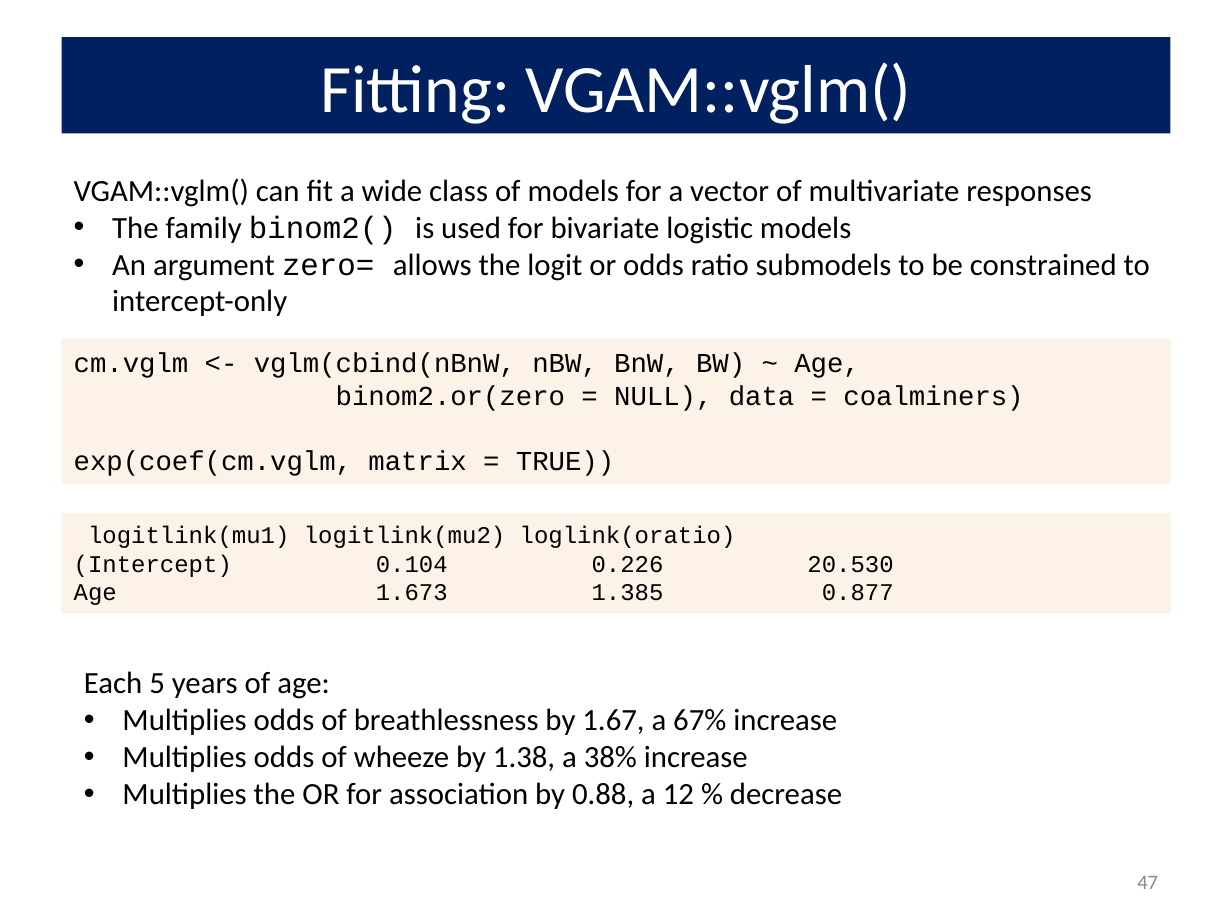
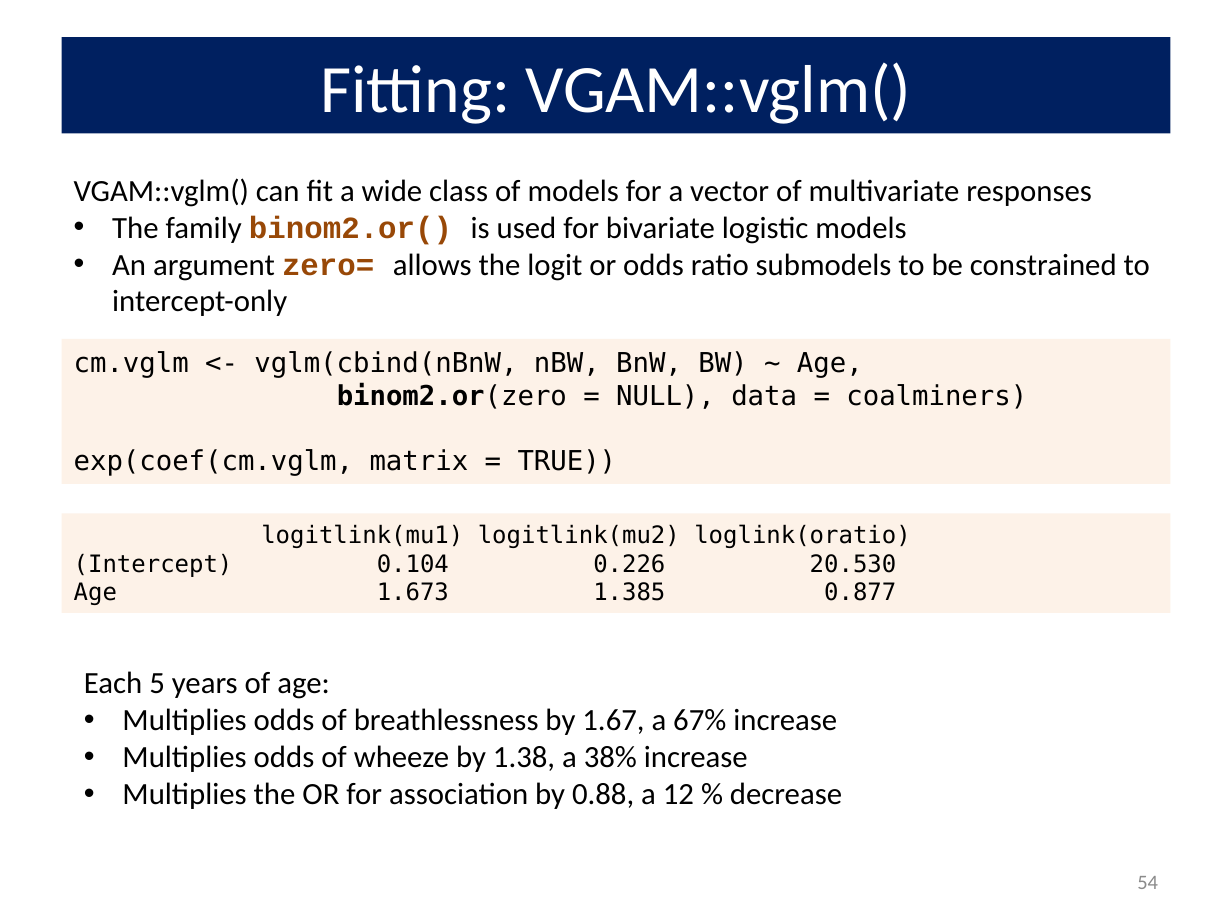
Before and after one commit to friendly/psy6136, a slide deck: slide 54 of docs/lectures/10-Log-Odds.pptx (slide 47 before the commit). Drawn at 1232x924 pixels with LibreOffice and Linux fonts; fonts in the diff are those of the drawing. Boxes give left, top, right and bottom in pixels: in the first picture for what was removed or moved away, otherwise in the second. Text is boxed around its words. In the diff, an @@ line names an element or a change of style, - is before the commit and + after.

```diff
--- a/docs/lectures/10-Log-Odds.pptx
+++ b/docs/lectures/10-Log-Odds.pptx
@@ text at <box>112,215,906,245</box>: text changed @@
-• The family binom2() is used for bivariate logistic models
+• The family binom2.or() is used for bivariate logistic models
@@ text at <box>112,253,1150,316</box>: text colour #000000 to #984807, bold on in "zero=" @@
@@ rectangle "cm.vglm <- vglm(cbind(nBnW, nBW, BnW, ..." at <box>62,339,1170,484</box>: font Courier New to DejaVu Sans Mono; bold on in "binom2.or(zero" @@
@@ rectangle "logitlink(mu1) logitlink(mu2) loglink(oratio)" at <box>62,514,1170,614</box>: font Courier New to DejaVu Sans Mono @@
@@ page number at <box>1137,876,1158,889</box>: text changed @@
-47
+54
```
Also in this commit, not shown: 24 other slides changed, 7 slides added, 15 other files.
